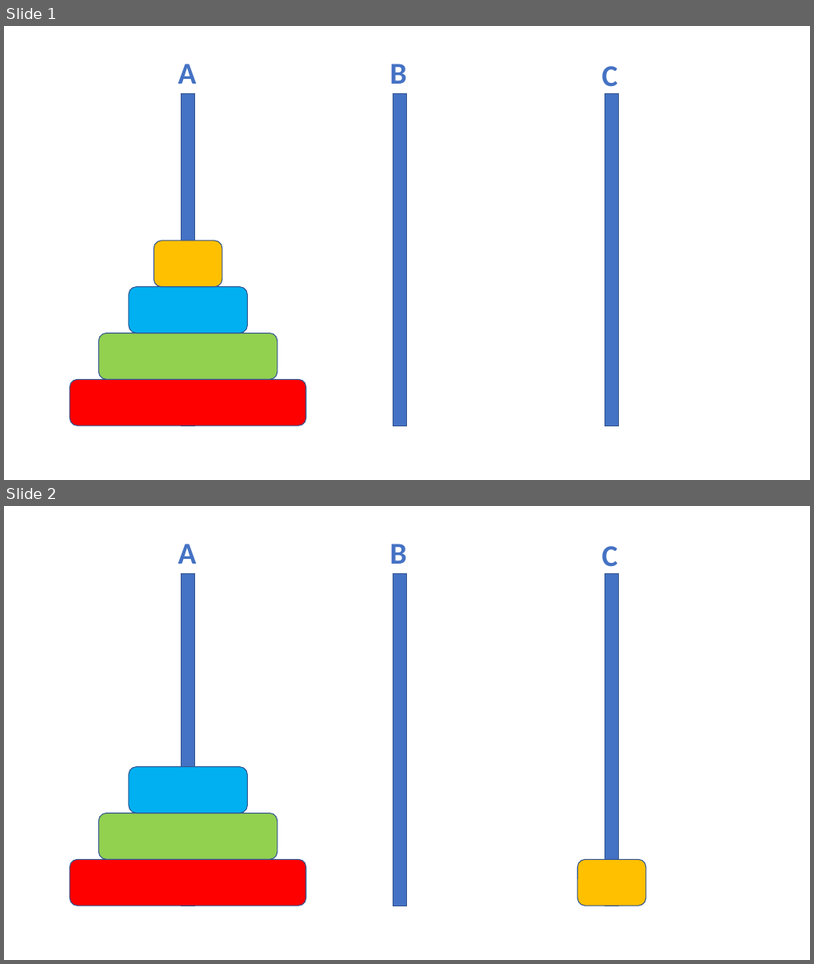
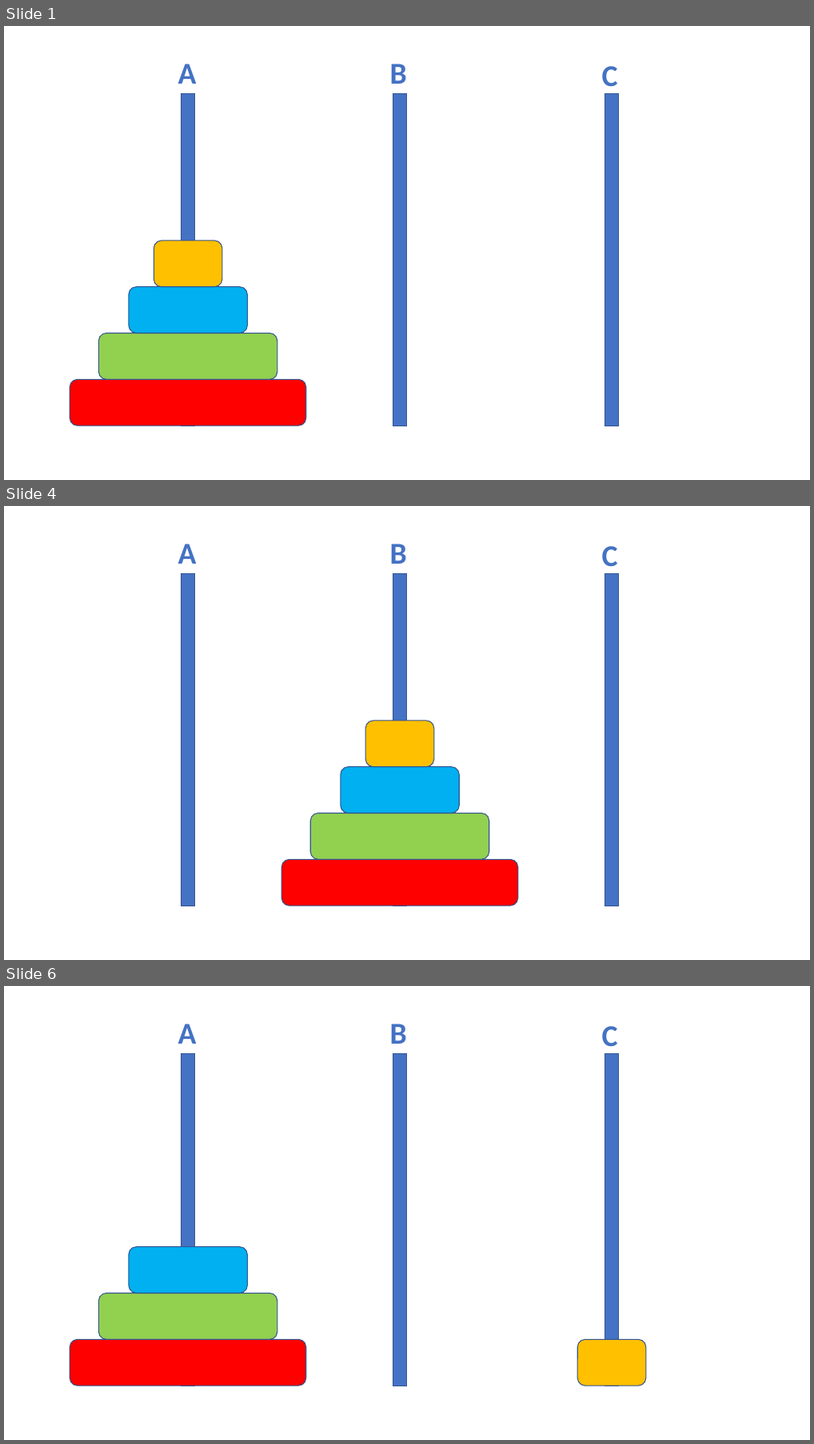
Before and after one commit to xiaozhuanli/OOP345-NEE-Notes, a slide deck: 08-Feb10/Hanoi.pptx. Shown one above the other, each under a label of ours: slides 1 and 2 before the commit, slides 1, 4 and 6 after it; the slides between them are not shown. The pictures are 814x964 and 814x1444 pixels, drawn with LibreOffice and Linux fonts; fonts in the diff are those of the drawing. Boxes give left, top, right and bottom in pixels: in the first picture for what was removed or moved away, otherwise in the second. Text is boxed around its words. In the diff, an @@ line names an element or a change of style, - is before the commit and + after.

```diff
--- a/08-Feb10/Hanoi.pptx
+++ b/08-Feb10/Hanoi.pptx
@@ slide 4 added at (4, 506, 810, 960), background #FFFFFF @@
@@ text added at (178, 544, 197, 564), 36 pt, text #4472C4, bold @@
+A
@@ text added at (390, 544, 407, 564), 36 pt, text #4472C4, bold @@
+B
@@ text added at (602, 546, 618, 567), 36 pt, text #4472C4, bold @@
+C
@@ rectangle added at (182, 574, 196, 906), fill #4472C4, outline #325491 1 pt @@
@@ rectangle added at (393, 574, 407, 906), fill #4472C4, outline #325491 1 pt @@
@@ rectangle added at (606, 574, 620, 906), fill #4472C4, outline #325491 1 pt @@
@@ rounded rectangle added at (366, 720, 434, 766), fill #FFC000, outline #325491 1 pt @@
@@ rounded rectangle added at (341, 767, 459, 812), fill #00B0F0, outline #325491 1 pt @@
@@ rounded rectangle added at (310, 812, 490, 859), fill #92D050, outline #325491 1 pt @@
@@ rounded rectangle added at (282, 860, 518, 905), fill #FF0000, outline #325491 1 pt @@
@@ what was slide 2 is now slide 6 @@
```
Also in this commit, not shown: 3 other slides added, 28 other files.
